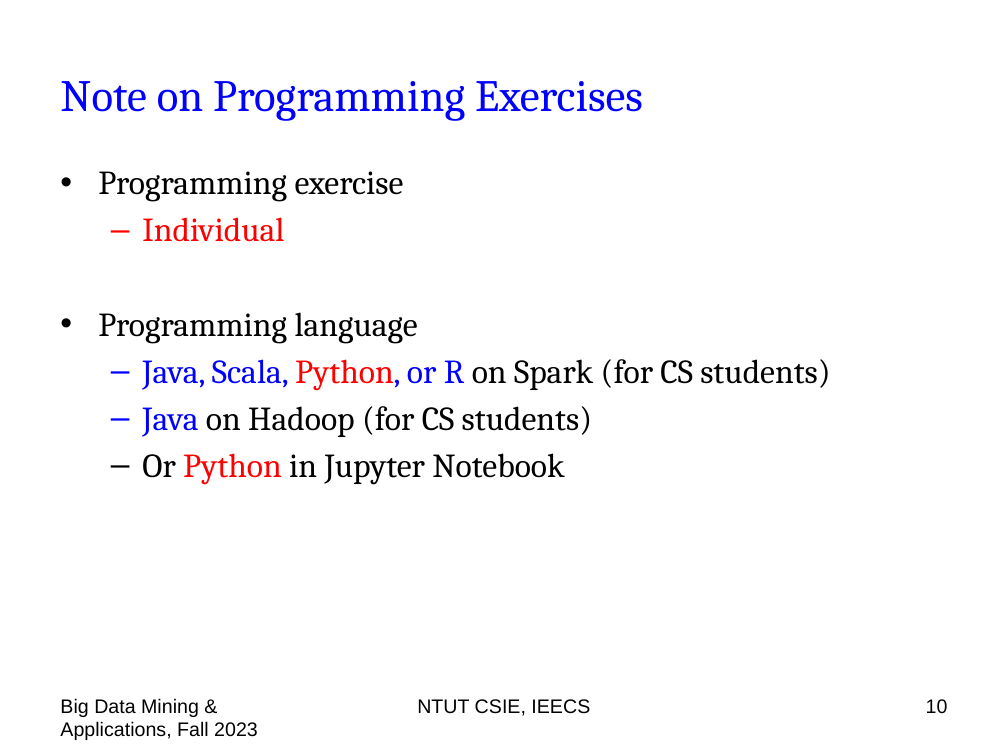
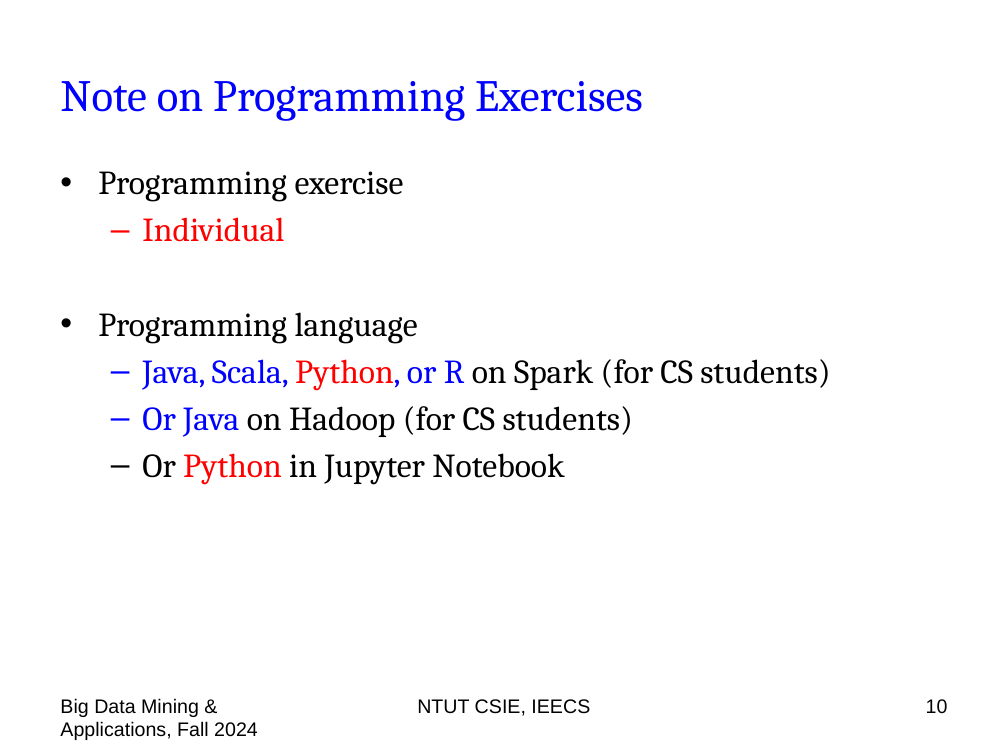
Before and after one commit to chriswjh/chriswjh.github.io, a slide deck: slide 10 of BDM/HW0.pptx. Drawn at 1008x756 pixels with LibreOffice and Linux fonts; fonts in the diff are those of the drawing. Boxes give left, top, right and bottom in pixels: in the first picture for what was removed or moved away, otherwise in the second. Text is boxed around its words. In the diff, an @@ line names an element or a change of style, - is before the commit and + after.

```diff
--- a/BDM/HW0.pptx
+++ b/BDM/HW0.pptx
@@ text at box(142, 406, 633, 437): text changed @@
-  – Java on Hadoop (for CS students)
+  – Or Java on Hadoop (for CS students)
@@ text at box(60, 698, 258, 740): text changed @@
-Big Data Mining & Applications, Fall 2023
+Big Data Mining & Applications, Fall 2024
```
Also in this commit, not shown: 13 other slides changed, 1 other file.
